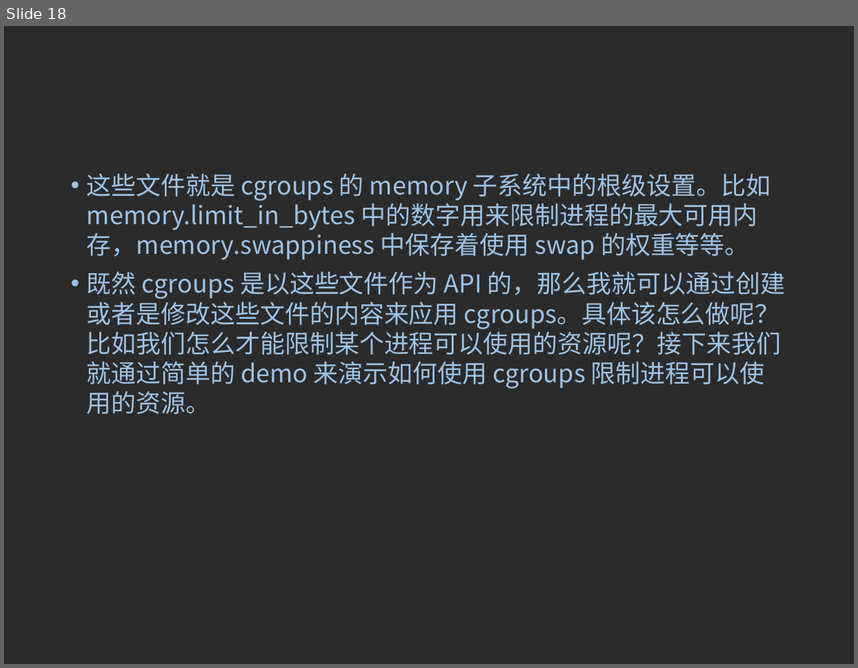
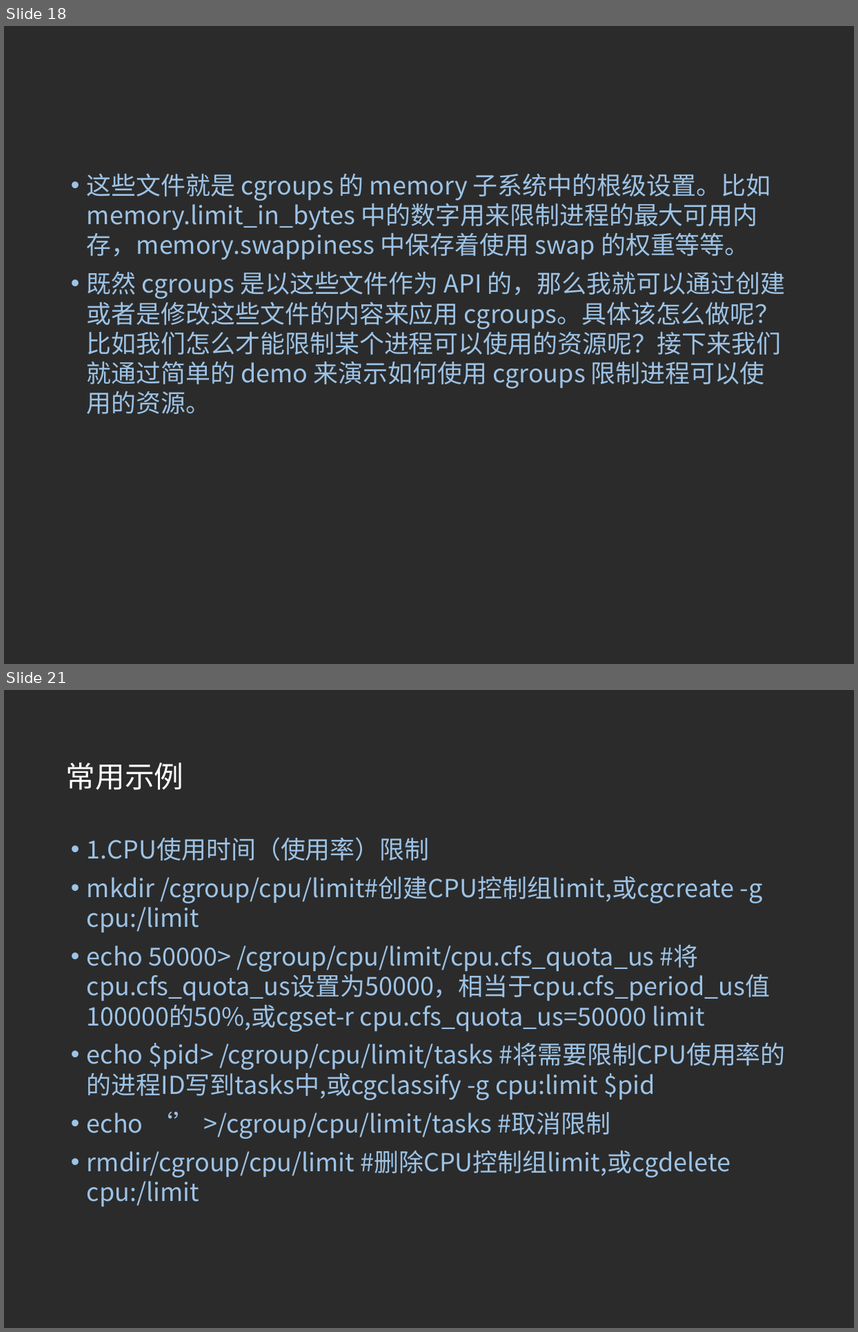
Before and after one commit to 15905100791/learning-records, a slide deck: Cgroups/CGroups简介.ppt. Shown one above the other, each under a label of ours: slide 18 before the commit, slides 18 and 21 after it; the slides between them are not shown. The pictures are 858x668 and 858x1332 pixels, drawn with LibreOffice and Linux fonts; fonts in the diff are those of the drawing; background and template pictures are left out; a plain dark background stands for a picture behind light text. Boxes give left, top, right and bottom in pixels: in the first picture for what was removed or moved away, otherwise in the second. Text is boxed around its words. In the diff, an @@ line names an element or a change of style, - is before the commit and + after.

Commit message:
update ppt

```diff
--- a/Cgroups/CGroups简介.ppt
+++ b/Cgroups/CGroups简介.ppt
@@ slide 21 added at box(4, 690, 854, 1328), background picture (left out) @@
@@ title added at box(66, 762, 184, 790), 25 pt, text #FFFFFF @@
+常用示例
@@ text added at box(87, 837, 786, 1207), 21 pt, text #9DC3E6 @@
+• 1.CPU使用时间（使用率）限制
+• mkdir /cgroup/cpu/limit#创建CPU控制组limit,或cgcreate -g cpu:/limit
+• echo 50000> /cgroup/cpu/limit/cpu.cfs_quota_us #将cpu.cfs_quota_us设置为50000，相当于cpu.cfs_period_us值100000的50%,或cgset-r cpu.cfs_quota_us=50000 limit
+• echo $pid> /cgroup/cpu/limit/tasks #将需要限制CPU使用率的的进程ID写到tasks中,或cgclassify -g cpu:limit $pid
+• echo ‘’ >/cgroup/cpu/limit/tasks #取消限制
+• rmdir/cgroup/cpu/limit #删除CPU控制组limit,或cgdelete cpu:/limit
```
Also in this commit, not shown: 1 slide changed, 16 other slides added, 3 slides removed, 3 other files.
